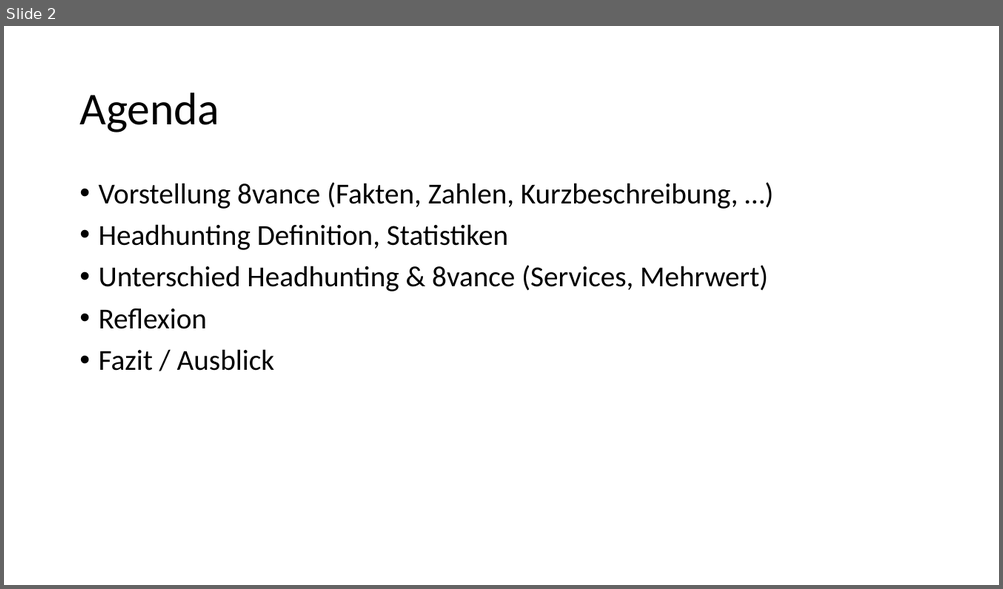
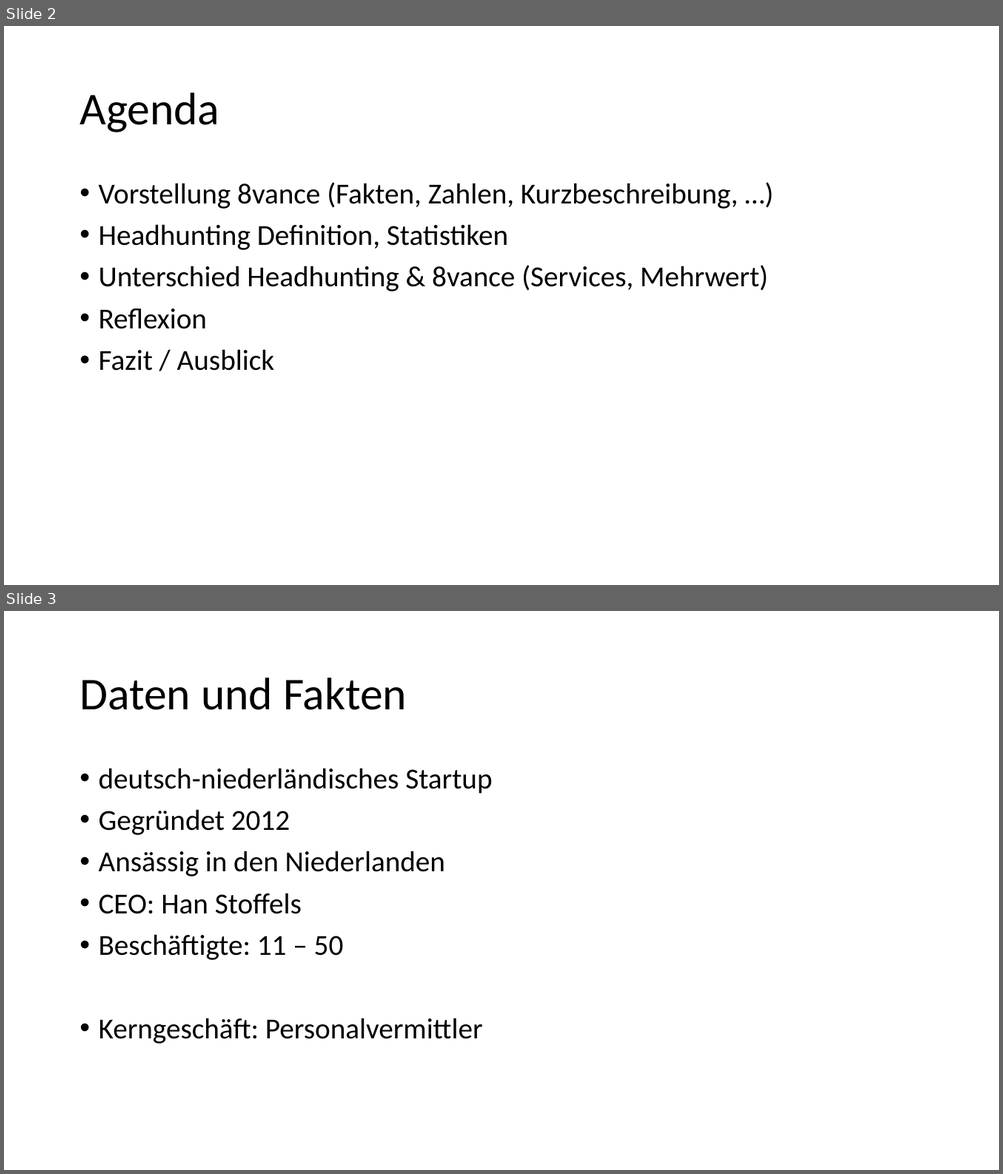
Before and after one commit to Fewa93/8vance, a slide deck: 8vance.pptx. Shown one above the other, each under a label of ours: slide 2 before the commit, slides 2 and 3 after it. The pictures are 1003x589 and 1003x1174 pixels, drawn with LibreOffice and Linux fonts; fonts in the diff are those of the drawing. Boxes give left, top, right and bottom in pixels: in the first picture for what was removed or moved away, otherwise in the second. Text is boxed around its words. In the diff, an @@ line names an element or a change of style, - is before the commit and + after.

Commit message:
Daten, Fakten und AIMA Folien hinzugefügt

```diff
--- a/8vance.pptx
+++ b/8vance.pptx
@@ slide 3 added at [4, 611, 999, 1170], background #FFFFFF @@
@@ title added at [79, 678, 407, 710], 44 pt, text #000000 @@
+Daten und Fakten
@@ text added at [99, 768, 492, 1044], 28 pt, text #000000 @@
+• deutsch-niederländisches Startup
+• Gegründet 2012
+• Ansässig in den Niederlanden
+• CEO: Han Stoffels
+• Beschäftigte: 11 – 50
+• Kerngeschäft: Personalvermittler
```
Also in this commit, not shown: 1 slide changed, 2 other slides added, 2 other files.
